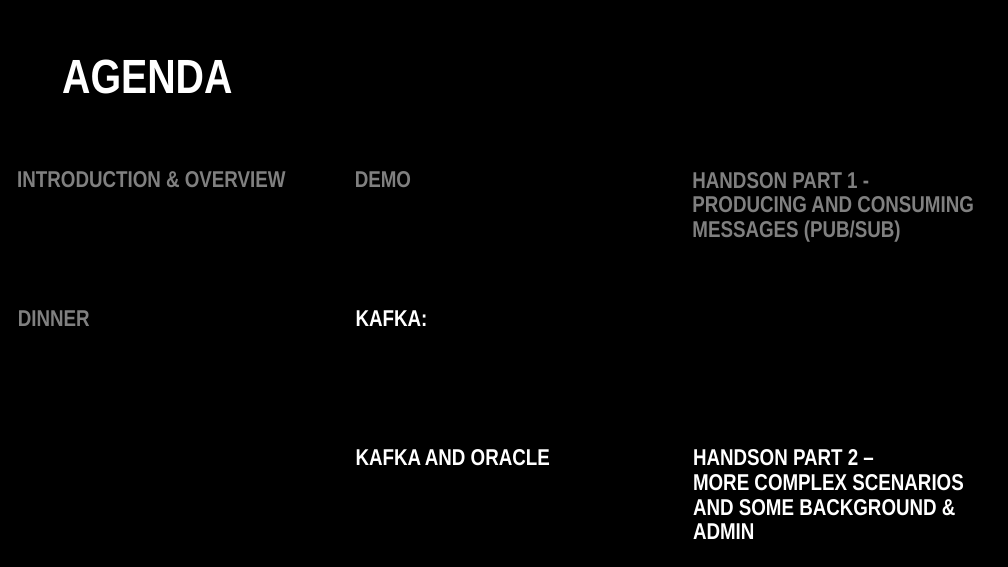
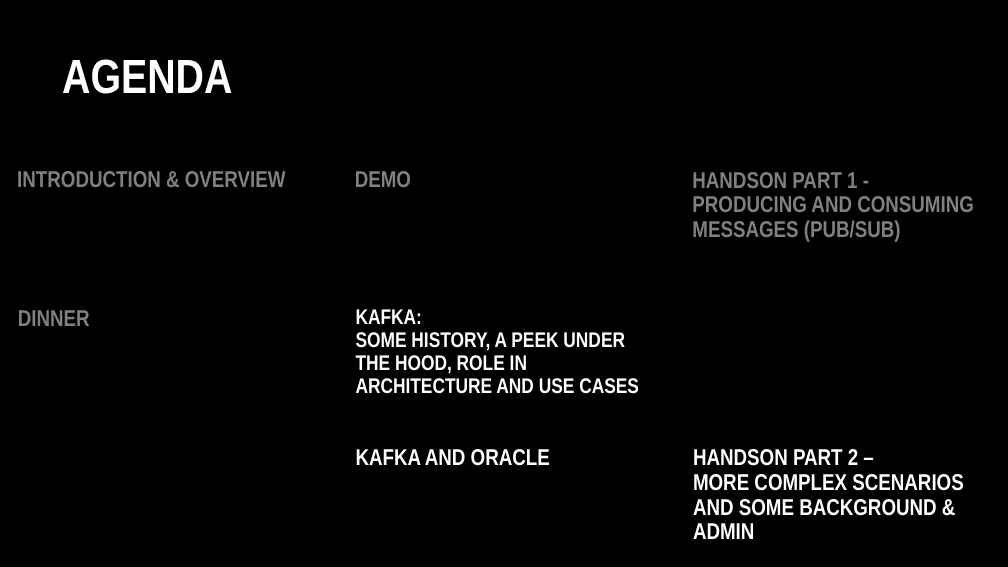
Before and after one commit to MaartenSmeets/kafka-workshop, a slide deck: slide 17 of Kafka_SIG_09feb2017.pptx. Drawn at 1008x567 pixels with LibreOffice and Linux fonts; fonts in the diff are those of the drawing; background and template pictures are left out. Boxes give left, top, right and bottom in pixels: in the first picture for what was removed or moved away, otherwise in the second. Text is boxed around its words. In the diff, an @@ line names an element or a change of style, - is before the commit and + after.

Commit message:
Adding slides on under the hood details (consuming, producing, partitioning, cluster).
TODO:
ecosystem - connect, streams, confluent
some architecture

```diff
--- a/Kafka_SIG_09feb2017.pptx
+++ b/Kafka_SIG_09feb2017.pptx
@@ text at (356,309,639,394): text changed; size 31 to 28.7 pt @@
-KAFKA:
+KAFKA:
+SOME HISTORY, A PEEK UNDER THE HOOD, ROLE IN ARCHITECTURE AND USE CASES
```
Also in this commit, not shown: 4 other slides changed, 5 slides added, 2 slides removed.
